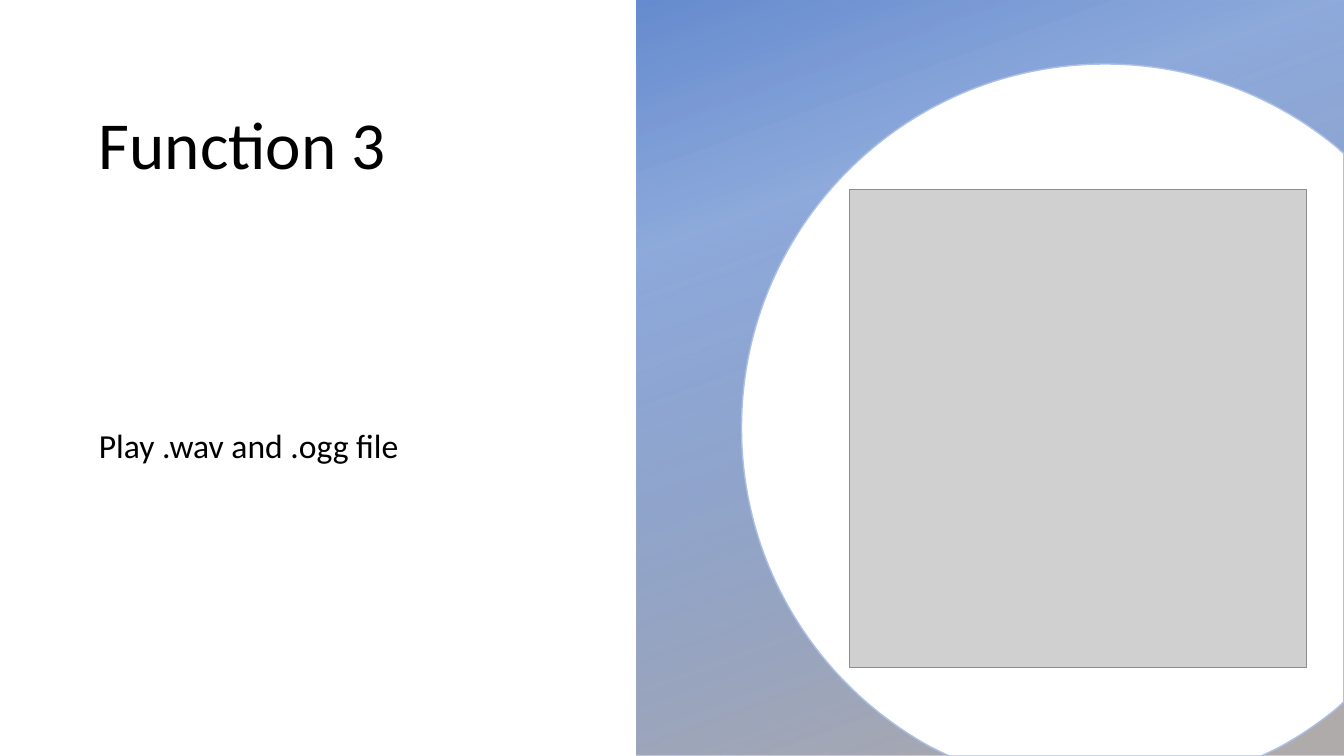
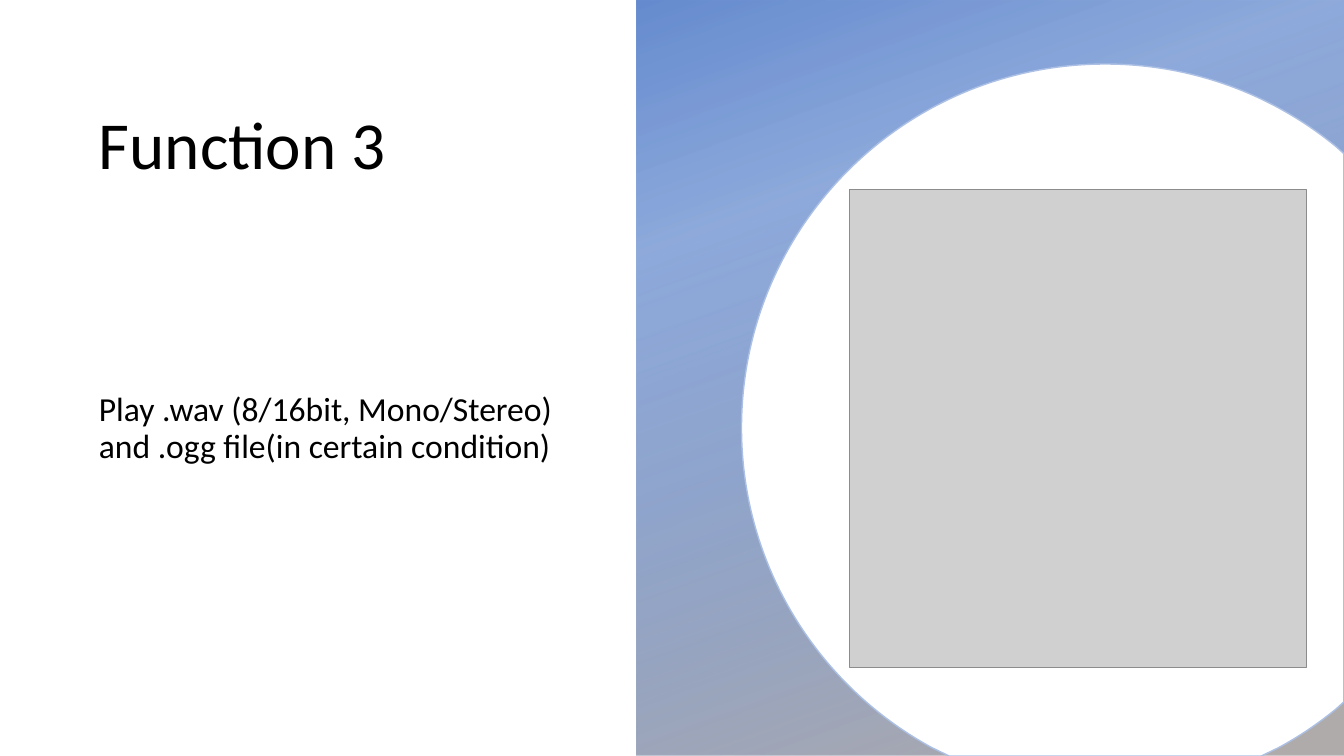
Before and after one commit to CcydtN/ELEC3300-Project, a slide deck: slide 4 of Music_Player/Music Player.pptx. Drawn at 1344x756 pixels with LibreOffice and Linux fonts; fonts in the diff are those of the drawing; grey boxes stand for pictures; background and template pictures are left out. Boxes give left, top, right and bottom in pixels: in the first picture for what was removed or moved away, otherwise in the second. Text is boxed around its words. In the diff, an @@ line names an element or a change of style, - is before the commit and + after.

```diff
--- a/Music_Player/Music Player.pptx
+++ b/Music_Player/Music Player.pptx
@@ text at (99,396,552,464): text changed @@
-Play .wav and .ogg file
+Play .wav (8/16bit, Mono/Stereo) and .ogg file(in certain condition)
```
Also in this commit, not shown: 11 other files.
